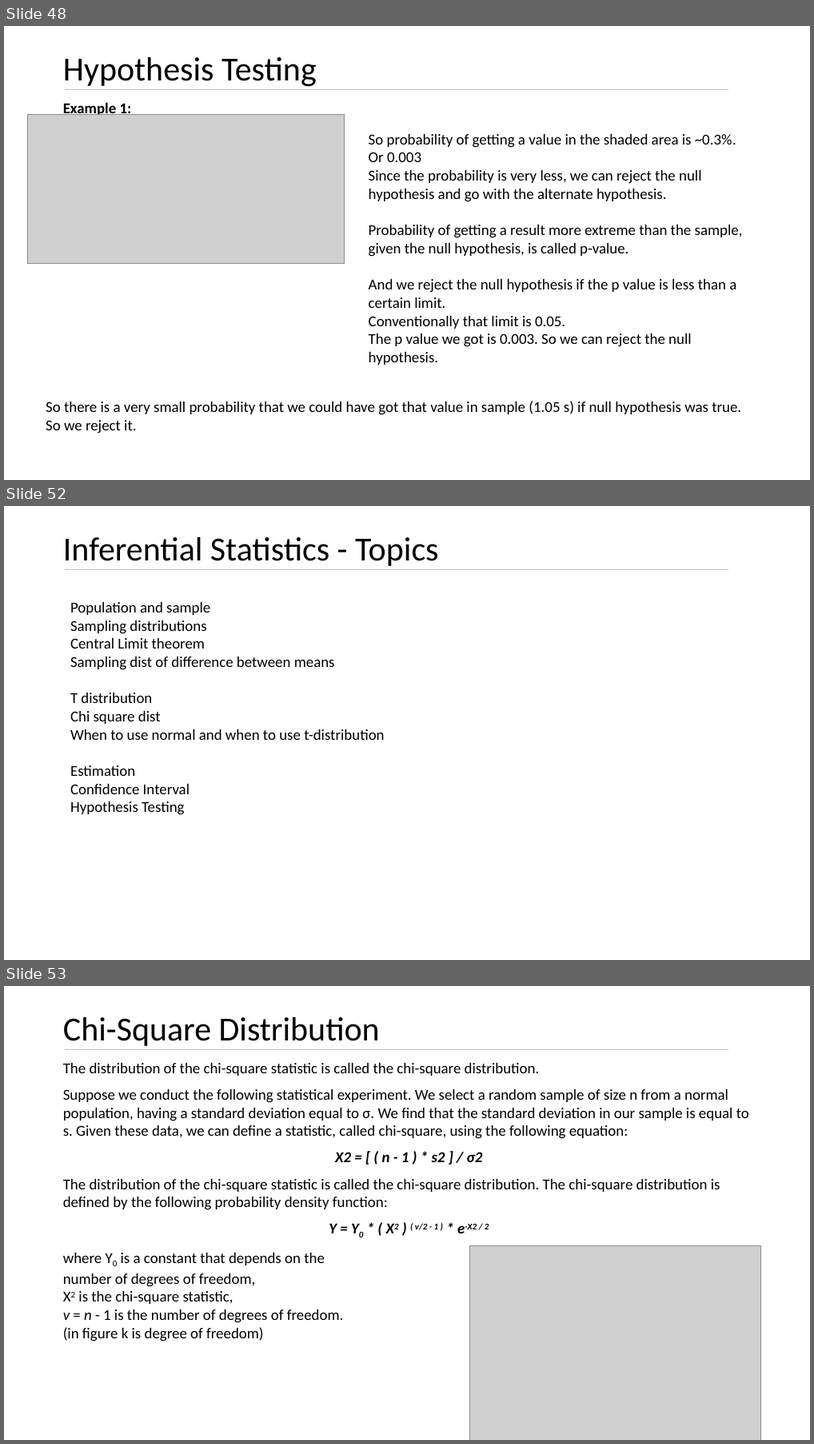
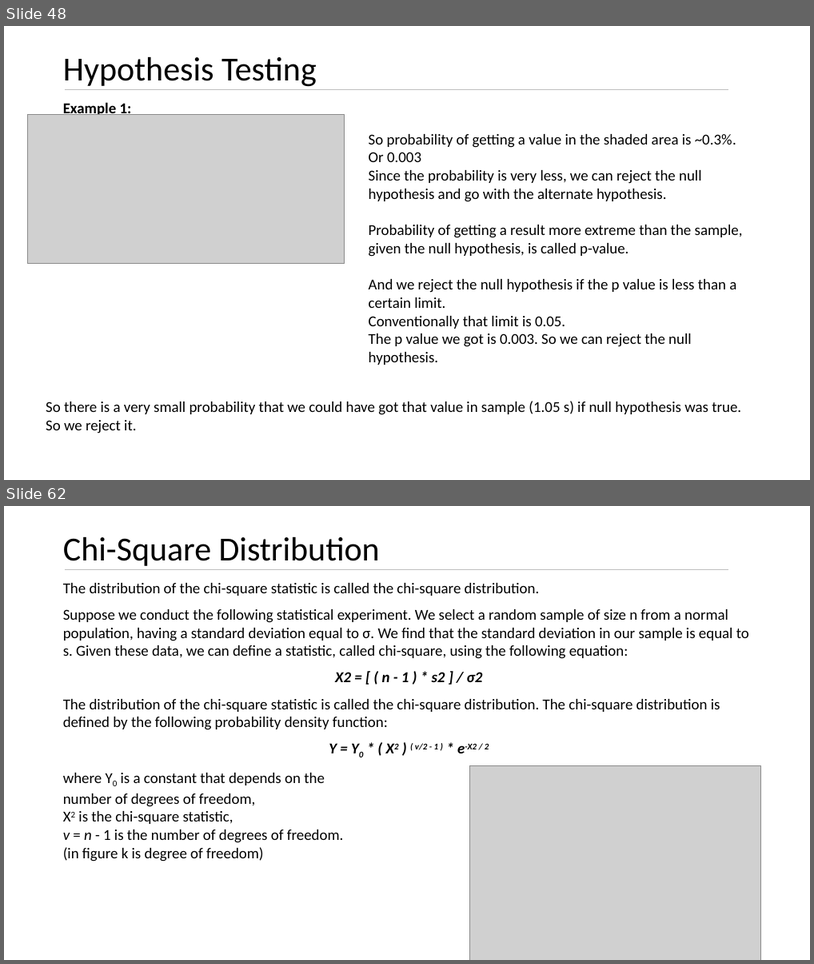
Before and after one commit to kushkul/Intro-to-Analytics, a slide deck: Statistics/Lesson 7 Inferential Statistics.pptx. Shown one above the other, each under a label of ours: slides 48, 52 and 53 before the commit, slides 48 and 62 after it; the slides between them are not shown. The pictures are 814x1444 and 814x964 pixels, drawn with LibreOffice and Linux fonts; fonts in the diff are those of the drawing; grey boxes stand for pictures. Boxes give left, top, right and bottom in pixels: in the first picture for what was removed or moved away, otherwise in the second. Text is boxed around its words. In the diff, an @@ line names an element or a change of style, - is before the commit and + after.

Commit message:
Updates for inferential statistics

```diff
--- a/Statistics/Lesson 7 Inferential Statistics.pptx
+++ b/Statistics/Lesson 7 Inferential Statistics.pptx
@@ slide 52 removed at [4,506,810,960], background #FFFFFF @@
@@ title removed at [63,537,439,566] @@
-Inferential Statistics - Topics
@@ line removed from (65, 569) to (730, 569) @@
@@ text removed at [70,602,384,815] @@
-Population and sample
-Sampling distributions
-Central Limit theorem
-Sampling dist of difference between means
-T distribution
-Chi square dist
-When to use normal and when to use t-distribution
-Estimation
-Confidence Interval
-Hypothesis Testing
@@ what was slide 53 is now slide 62 @@
```
Also in this commit, not shown: 2 slides changed, 11 slides added, 1 other slide removed.
